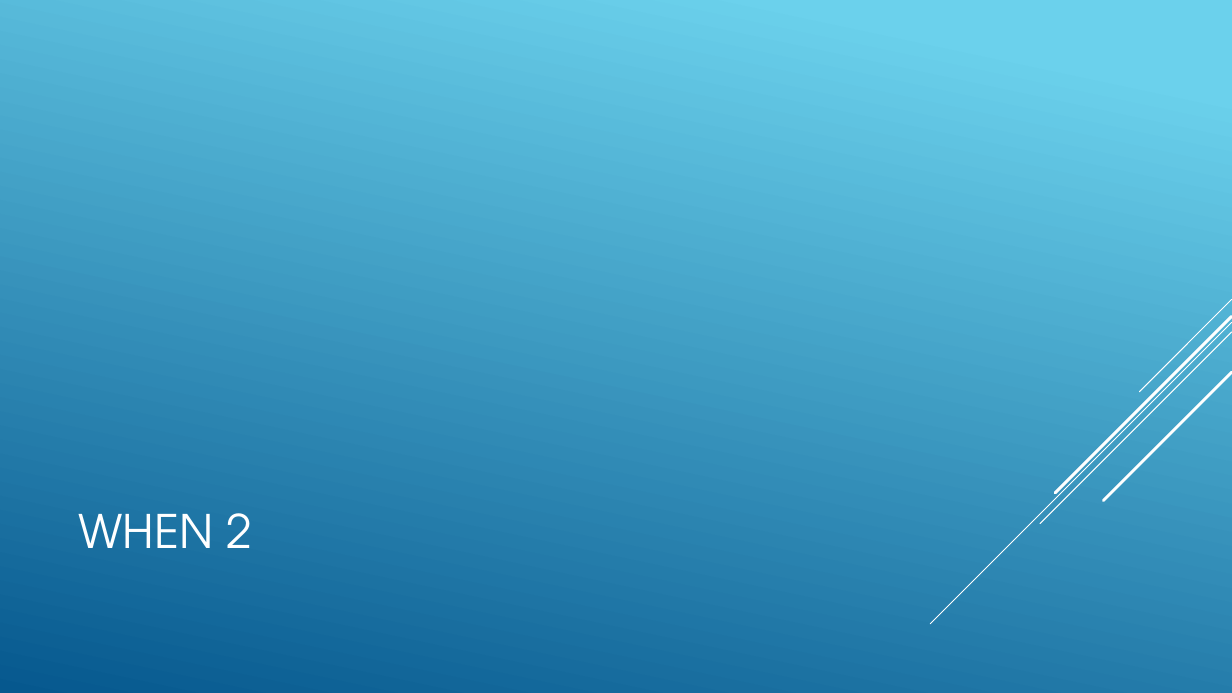
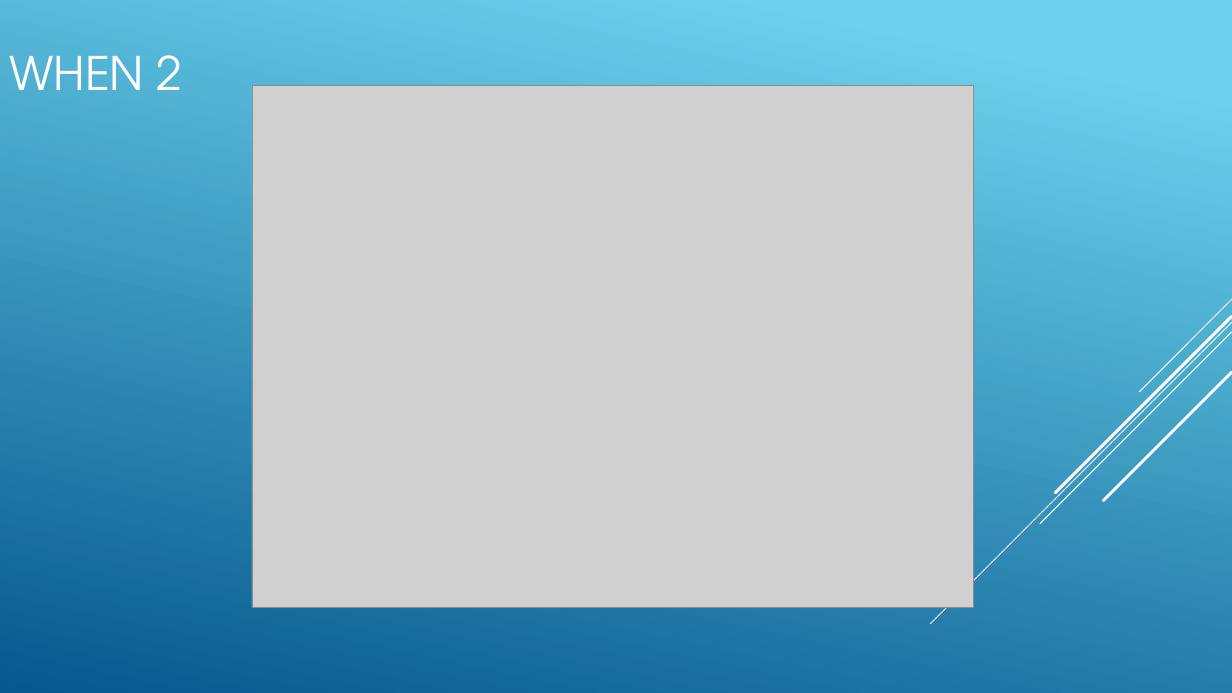
Before and after one commit to mohmedhasan1981/The-First, a slide deck: slide 13 of WWI.pptx. Drawn at 1232x693 pixels with LibreOffice and Linux fonts; fonts in the diff are those of the drawing; grey boxes stand for pictures; background and template pictures are left out. Boxes give left, top, right and bottom in pixels: in the first picture for what was removed or moved away, otherwise in the second. Text is boxed around its words. In the diff, an @@ line names an element or a change of style, - is before the commit and + after.

```diff
--- a/WWI.pptx
+++ b/WWI.pptx
@@ title "WHEN 2": place and size @@
-title "WHEN 2" at (78,513,252,548)
+title "WHEN 2" at (9,55,183,90)
@@ picture added at (252,86,974,607) @@
```
Also in this commit, not shown: 16 other slides changed, 2 slides added, 2 slides removed.
